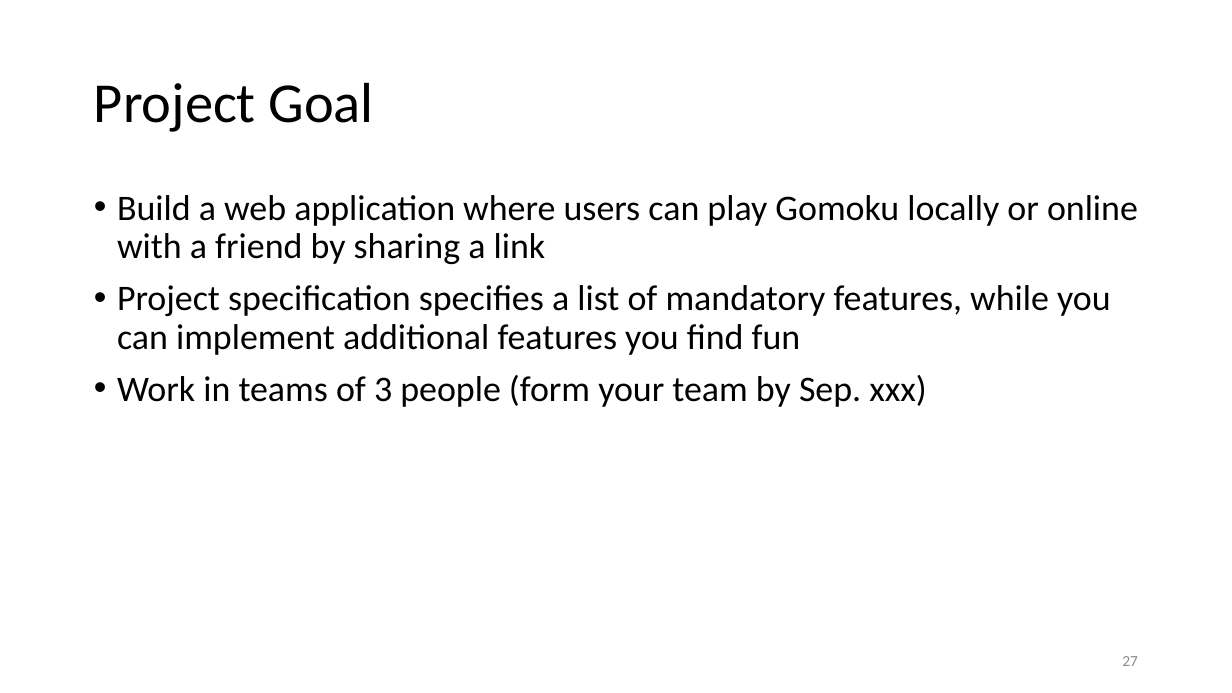
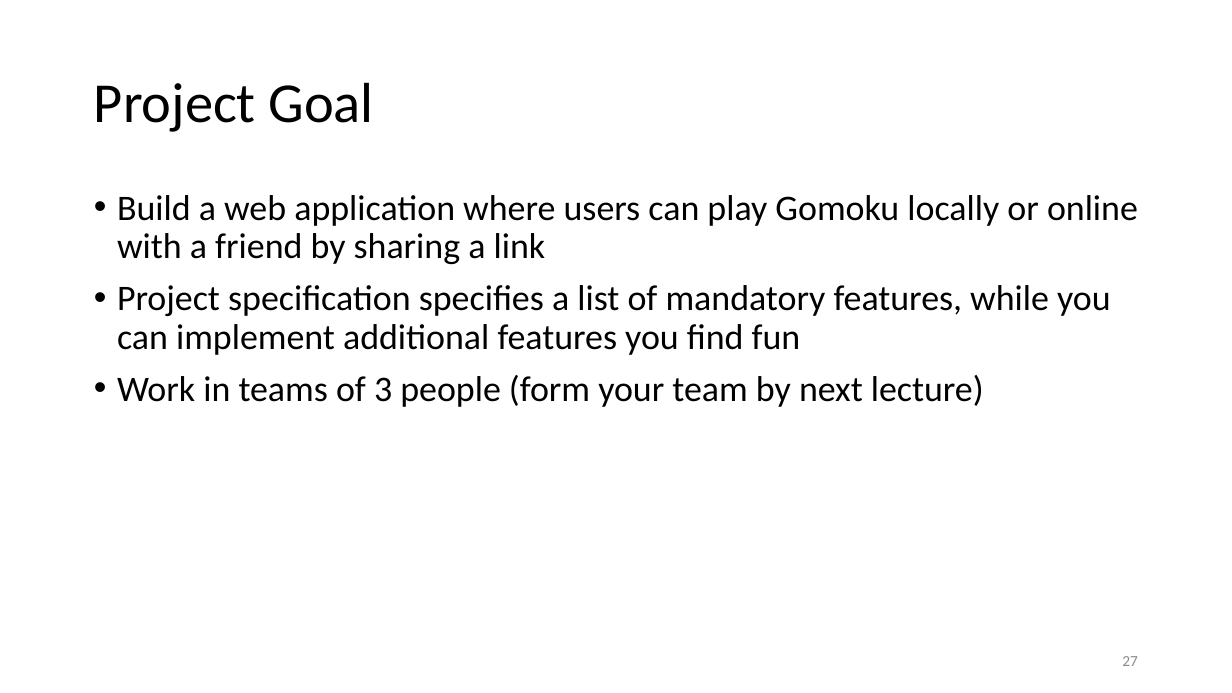
Before and after one commit to tongzhou80/cs6100, a slide deck: slide 27 of slides/Lecture1.pptx. Drawn at 1232x693 pixels with LibreOffice and Linux fonts; fonts in the diff are those of the drawing; background and template pictures are left out. Boxes give left, top, right and bottom in pixels: in the first picture for what was removed or moved away, otherwise in the second. Text is boxed around its words. In the diff, an @@ line names an element or a change of style, - is before the commit and + after.

```diff
--- a/slides/Lecture1.pptx
+++ b/slides/Lecture1.pptx
@@ text at box(117, 375, 984, 407): text changed @@
-• Work in teams of 3 people (form your team by Sep. xxx)
+• Work in teams of 3 people (form your team by next lecture)
```
Also in this commit, not shown: 3 other slides changed.
